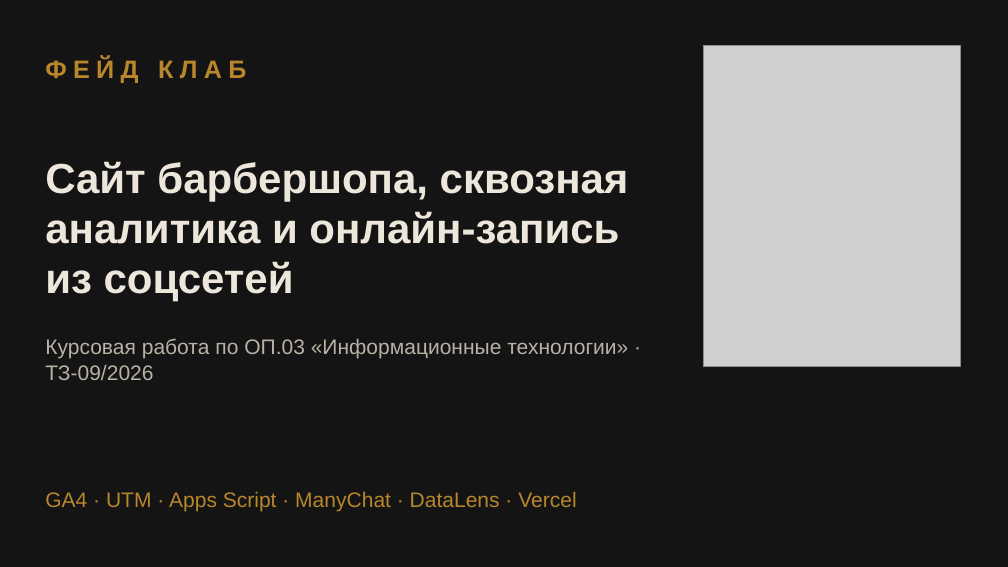
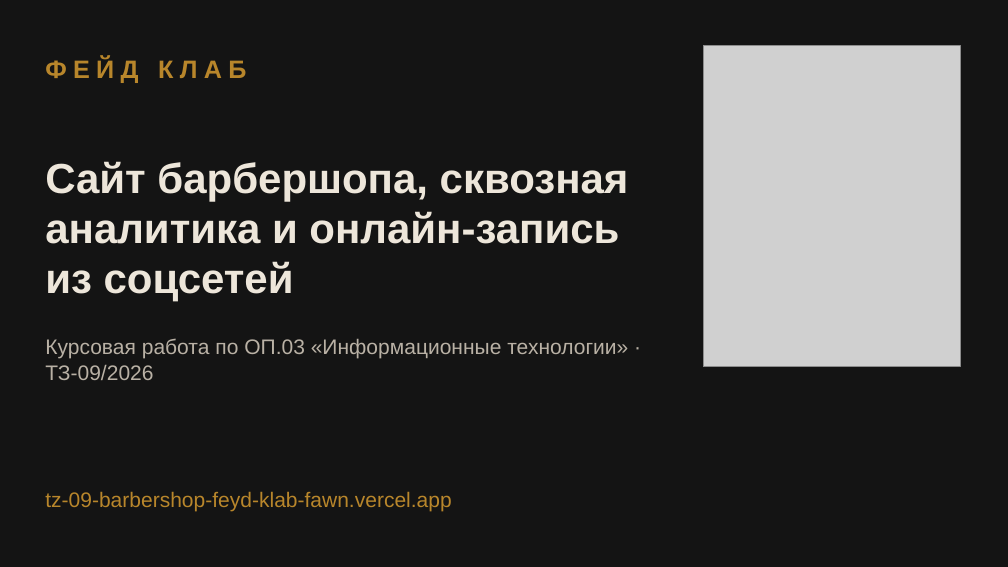
Before and after one commit to Kusttx/tz-09-barbershop-feyd-klab, a slide deck: slide 1 of presentation/zashchita.pptx. Drawn at 1008x567 pixels with LibreOffice and Linux fonts; fonts in the diff are those of the drawing; grey boxes stand for pictures. Boxes give left, top, right and bottom in pixels: in the first picture for what was removed or moved away, otherwise in the second. Text is boxed around its words. In the diff, an @@ line names an element or a change of style, - is before the commit and + after.

```diff
--- a/presentation/zashchita.pptx
+++ b/presentation/zashchita.pptx
@@ text at (45,492,451,511): text changed @@
-GA4 · UTM · Apps Script · ManyChat · DataLens · Vercel
+tz-09-barbershop-feyd-klab-fawn.vercel.app
```
Also in this commit, not shown: 1 other slide changed, 1 slide added, 2 slides removed, 7 other files.
